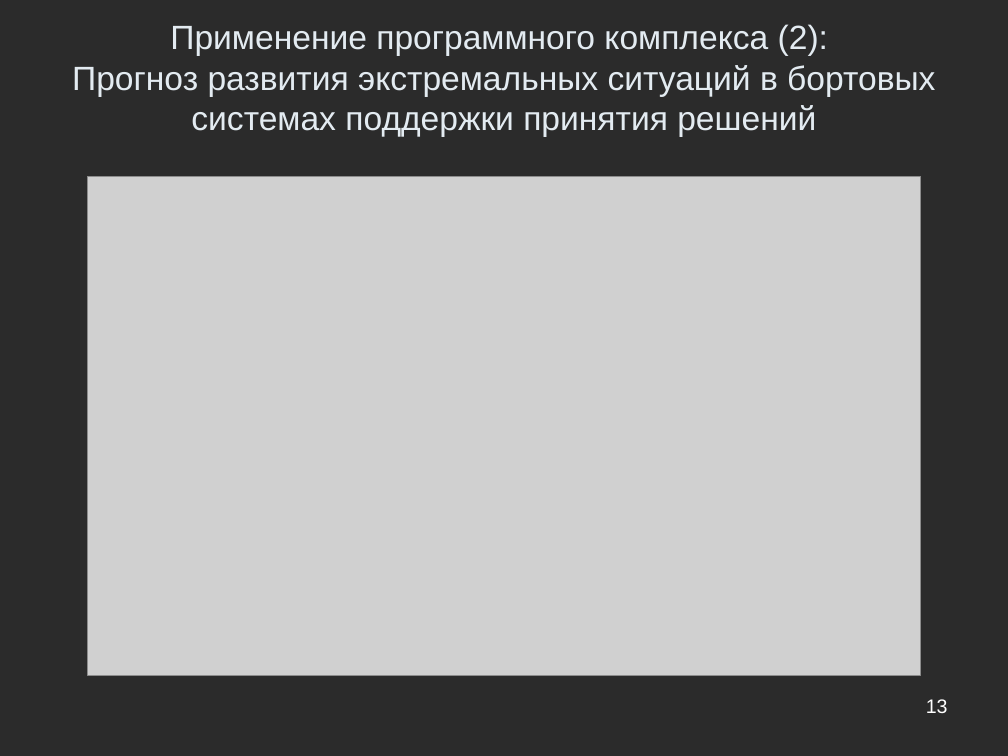
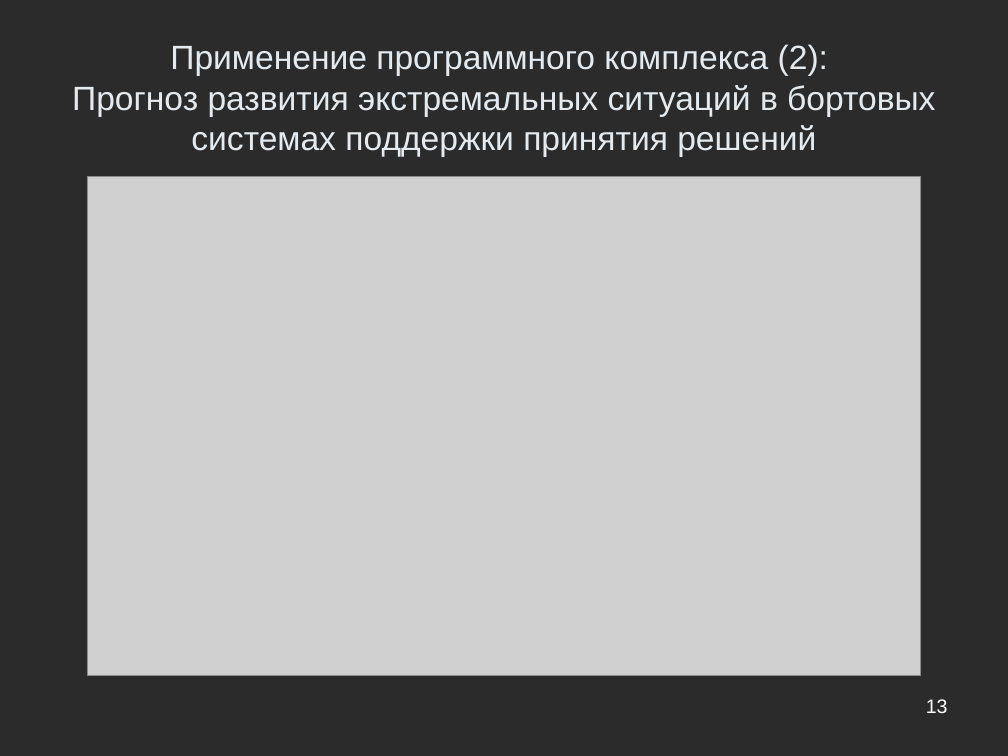
Before and after one commit to Jacobi20/nano-vis, a slide deck: slide 13 of ship_sim/docs/conf_hpc2010/hpc2010_navy_2.ppt. Drawn at 1008x756 pixels with LibreOffice and Linux fonts; fonts in the diff are those of the drawing; grey boxes stand for pictures; background and template pictures are left out; a plain dark background stands for a picture behind light text. Boxes give left, top, right and bottom in pixels: in the first picture for what was removed or moved away, otherwise in the second. Text is boxed around its words. In the diff, an @@ line names an element or a change of style, - is before the commit and + after.

```diff
--- a/ship_sim/docs/conf_hpc2010/hpc2010_navy_2.ppt
+++ b/ship_sim/docs/conf_hpc2010/hpc2010_navy_2.ppt
@@ title "Применение программного комплекса (2): Прогноз ..." moved from (x1=72, y1=24, x2=935, y2=137) to (x1=72, y1=44, x2=935, y2=157) @@
```
Also in this commit, not shown: 10 other slides changed, 2 slides added, 2 slides removed.
